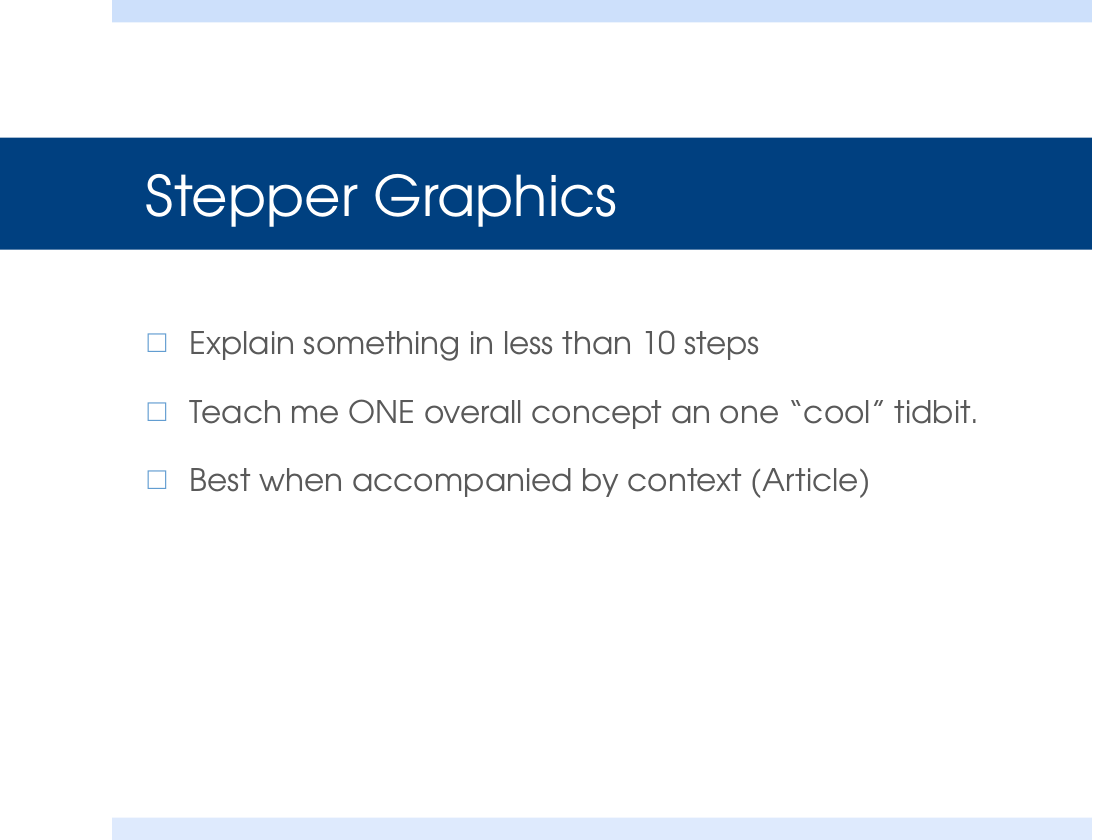
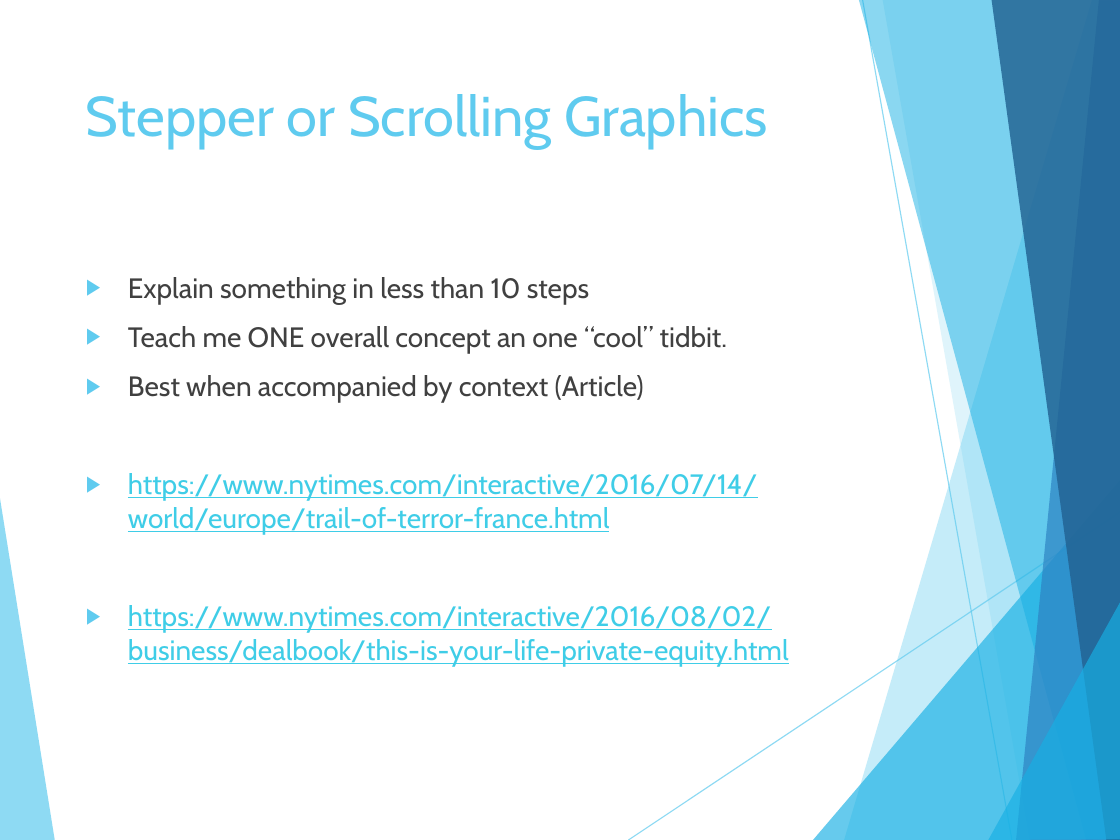
Before and after one commit to steven-king/mj487, a slide deck: slide 22 of Class08_sliders/EditingForClicks.pptx. Drawn at 1120x840 pixels with LibreOffice and Linux fonts; fonts in the diff are those of the drawing. Boxes give left, top, right and bottom in pixels: in the first picture for what was removed or moved away, otherwise in the second. Text is boxed around its words. In the diff, an @@ line names an element or a change of style, - is before the commit and + after.

```diff
--- a/Class08_sliders/EditingForClicks.pptx
+++ b/Class08_sliders/EditingForClicks.pptx
@@ rectangle removed at (112, 0, 1092, 22) @@
@@ title "Stepper or Scrolling Graphics": place and size @@
-title "Stepper or Scrolling Graphics" at (0, 138, 1092, 250)
+title "Stepper or Scrolling Graphics" at (86, 94, 768, 148)
@@ title "Stepper or Scrolling Graphics" at (86, 94, 768, 148): vertical alignment middle to top; fill #004080 to none @@
@@ title at (86, 94, 768, 148): text changed; font TeX Gyre Adventor to Cabin; text colour #FFFFFF to #5FCBEF @@
-Stepper Graphics
+Stepper or Scrolling Graphics
@@ text "Explain something in less than ...": place and size @@
-text "Explain something in less than ..." at (190, 330, 980, 498)
+text "Explain something in less than ..." at (128, 277, 789, 666)
@@ text at (128, 277, 727, 403): size 20 to 18 pt, font TeX Gyre Adventor to Cabin, text colour #595959 to #404040 in "Explain something in less than 10 steps", "Teach me ONE overall concept an one ...", "Best when accompanied by context (Article)"; bullet □ to ▶; less space between paragraphs; bullet colour #629DD1 to #5FCBEF @@
@@ text at (128, 473, 789, 666): paragraphs added @@
+▶ https://www.nytimes.com/interactive/2016/07/14/world/europe/trail-of-terror-france.html
+▶ https://www.nytimes.com/interactive/2016/08/02/business/dealbook/this-is-your-life-private-equity.html
@@ group added at (0, 0, 1120, 840): 8 freeform shapes, 2 lines @@
@@ rectangle removed at (112, 818, 1092, 840) @@
```
Also in this commit, not shown: 19 other slides changed, 5 slides added, 5 slides removed, 2 other files.
